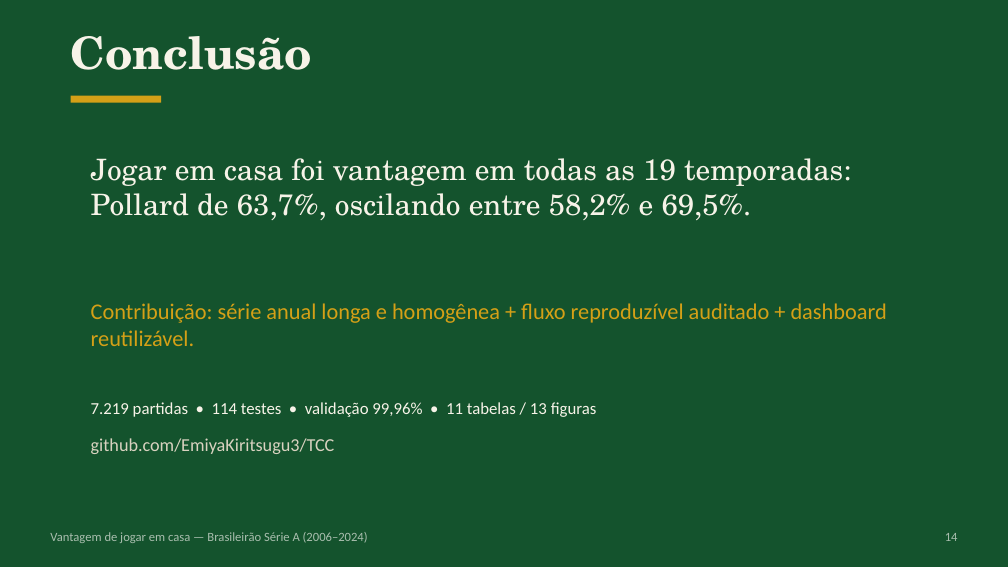
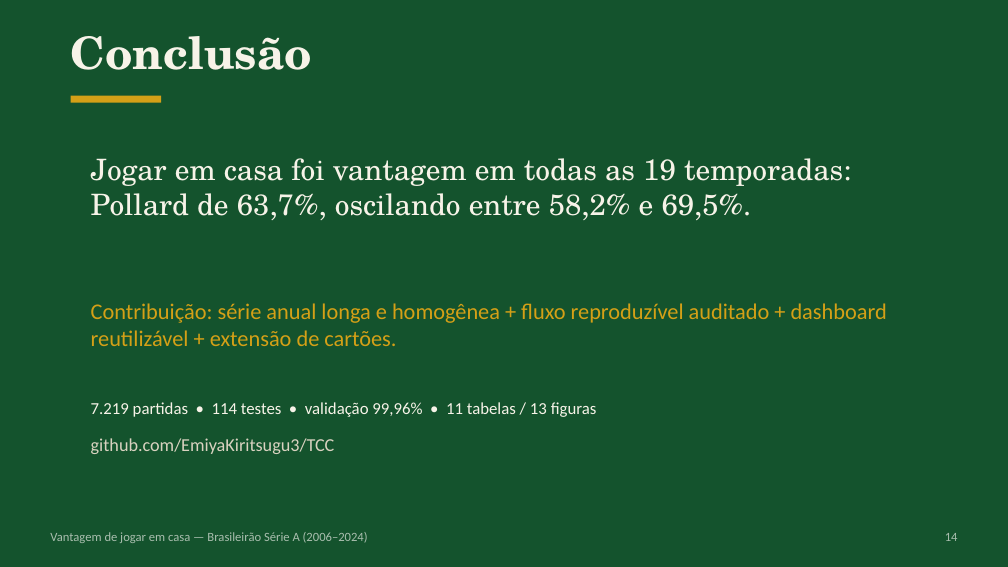
Before and after one commit to EmiyaKiritsugu3/TCC, a slide deck: slide 14 of apresentacao/apresentacao_tcc.pptx. Drawn at 1008x567 pixels with LibreOffice and Linux fonts; fonts in the diff are those of the drawing. Boxes give left, top, right and bottom in pixels: in the first picture for what was removed or moved away, otherwise in the second. Text is boxed around its words. In the diff, an @@ line names an element or a change of style, - is before the commit and + after.

```diff
--- a/apresentacao/apresentacao_tcc.pptx
+++ b/apresentacao/apresentacao_tcc.pptx
@@ text at box(91, 303, 887, 346): text changed @@
-Contribuição: série anual longa e homogênea + fluxo reproduzível auditado + dashboard reutilizável.
+Contribuição: série anual longa e homogênea + fluxo reproduzível auditado + dashboard reutilizável + extensão de cartões.
```
Also in this commit, not shown: 1 other slide changed, 19 other files.
